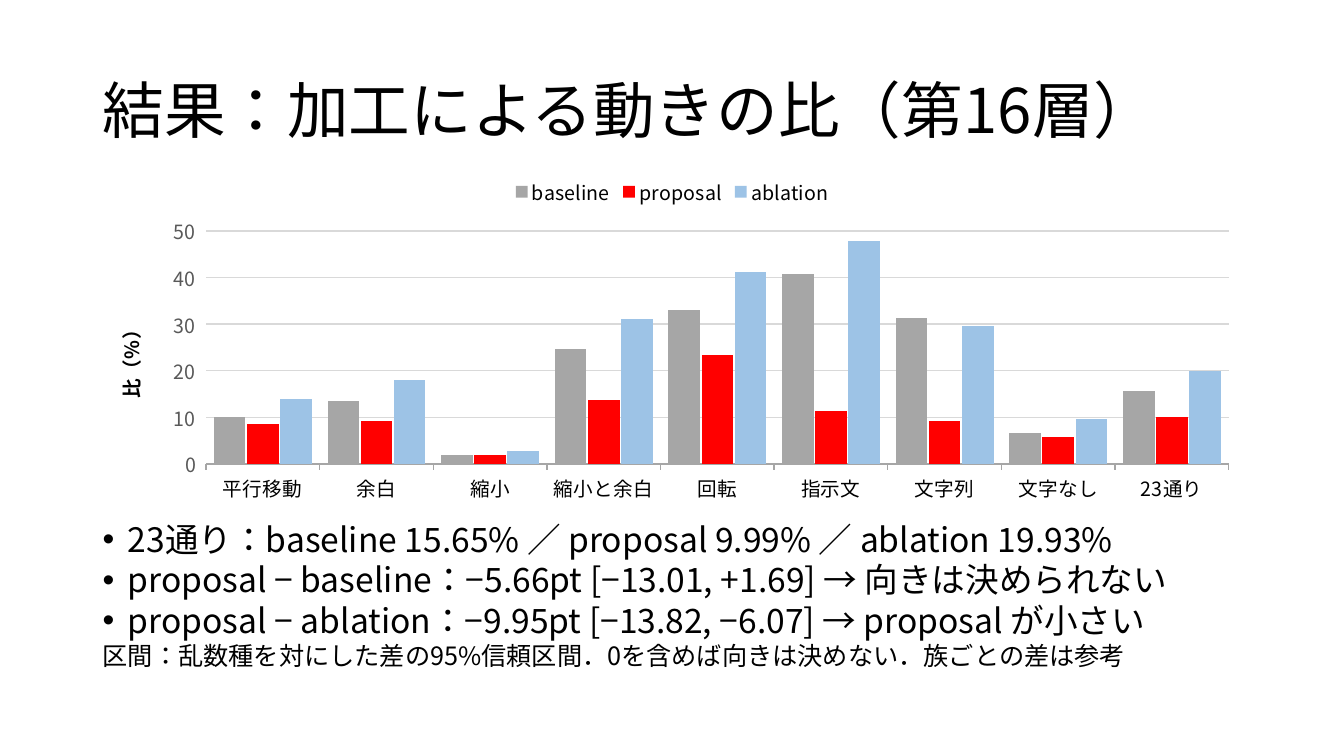
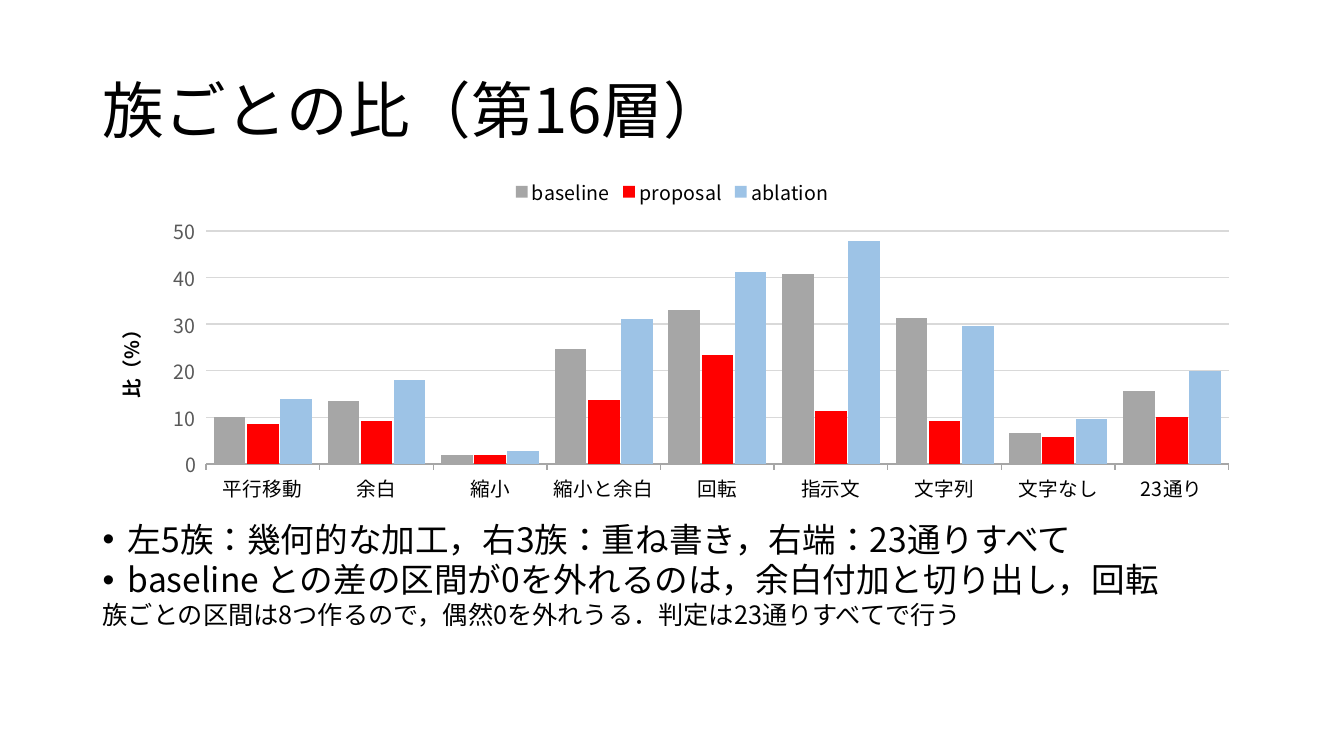
Before and after one commit to tomoking2004/cotar, a slide deck: slide 8 of presentations/20261030_進捗報告.pptx (slide 7 before the commit). Drawn at 1344x756 pixels with LibreOffice and Linux fonts; fonts in the diff are those of the drawing. Boxes give left, top, right and bottom in pixels: in the first picture for what was removed or moved away, otherwise in the second. Text is boxed around its words. In the diff, an @@ line names an element or a change of style, - is before the commit and + after.

```diff
--- a/presentations/20261030_進捗報告.pptx
+++ b/presentations/20261030_進捗報告.pptx
@@ title at <box>102,80,725,139</box>: text changed @@
-結果：加工による動きの比（第16層）
+族ごとの比（第16層）
@@ text at <box>103,523,1159,627</box>: text changed @@
-• 23通り：baseline 15.65% ／ proposal 9.99% ／ ablation 19.93%
-• proposal − baseline：−5.66pt [−13.01, +1.69] → 向きは決められない
-• proposal − ablation：−9.95pt [−13.82, −6.07] → proposal が小さい
-区間：乱数種を対にした差の95%信頼区間．0を含めば向きは決めない．族ごとの差は参考
+• 左5族：幾何的な加工，右3族：重ね書き，右端：23通りすべて
+• baseline との差の区間が0を外れるのは，余白付加と切り出し，回転
+族ごとの区間は8つ作るので，偶然0を外れうる．判定は23通りすべてで行う
```
Also in this commit, not shown: 3 other slides changed, 1 slide added, 1 other file.
